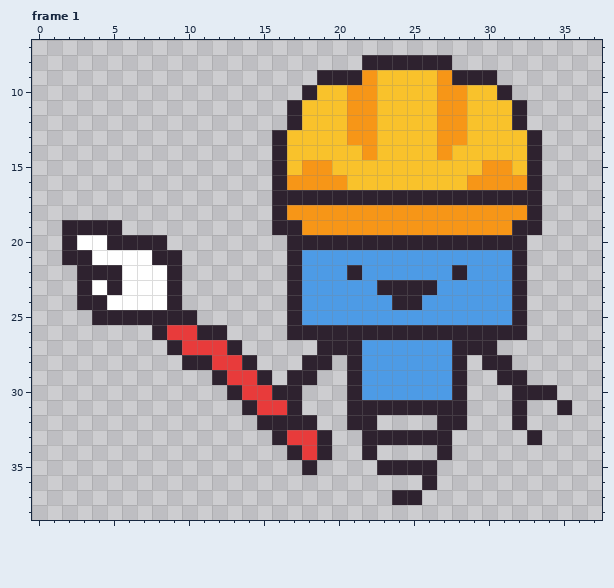
Edited in one commit: pixel-art file (new-game-project/Images/aseprite Files/Tutorial/mrTutorial.aseprite). Above, as it was before the edit.
50x50 pixels, 2 frames. Shown: frame 1: x 0..37, y 7..38.
After the commit:
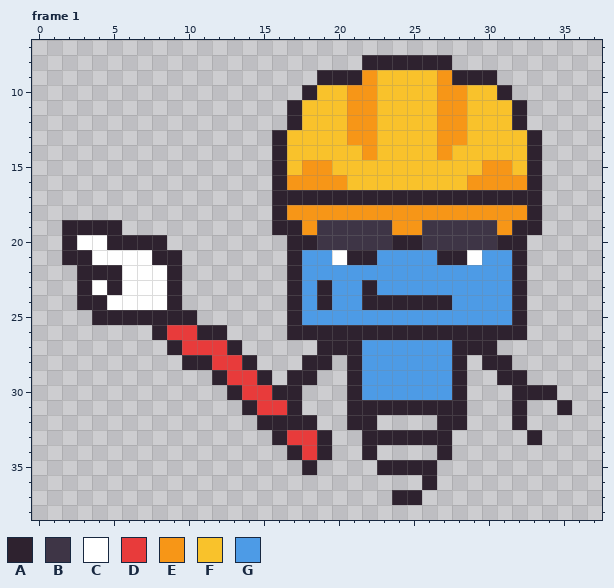
Palette (. is transparent): A #2e222f  B #3e3546  C #ffffff  D #e83b3b  E #f79617  F #f9c22b  G #4d9be6
Edits made:
layer "SmugFace" added
--- frame 1, layer "SmugFace"
@@ x 17..32 @@
 18 EEEEEEEEEEEEEEEE
-19 AEEEEEEEEEEEEEEA
-20 AAAAAAAAAAAAAAAA
-21 AGGGGGGGGGGGGGGA
-22 AGGGAGGGGGGAGGGA
-23 AGGGGGAAAAGGGGGA
-24 AGGGGGGAAGGGGGGA
+19 AEBBBBBEEBBBBBEA
+20 AABBBBBAABBBBBAA
+21 AGGCAAGGGGAACGGA
+22 AGGGGGGGGGGGGGGA
+23 AGAGGAGGGGGGGGGA
+24 AGAGGAAAAAAGGGGA
 25 AGGGGGGGGGGGGGGA
